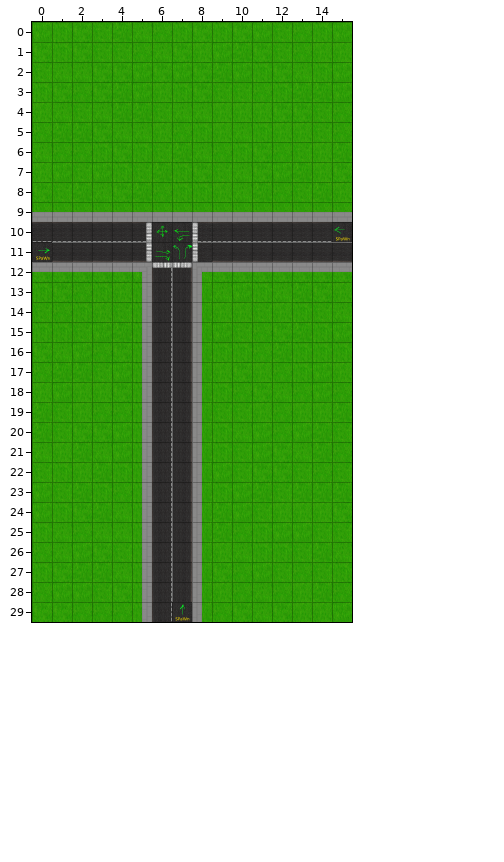
Level history. Tiled map: Assets/Map/level1.tmx. The picture above was drawn from the file before the commit.
Cells are 64x64 px. Shown: x 0..15, y 0..29.
The result:
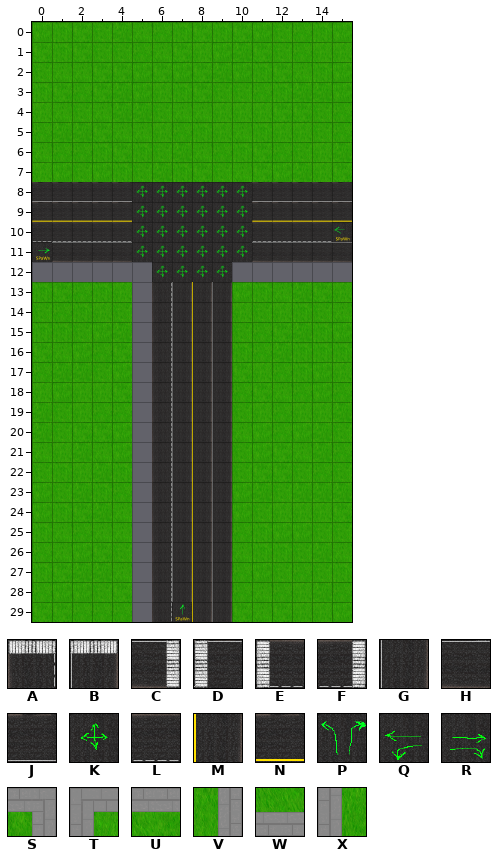
Key: from "RoadTiles": A 1, B 11, C 12, D 13, E 17, F 18, G 19, H 20, J 21, K 24, L 26, M 27, N 29, P 31, Q 37, R 38, S 48, T 51, U 52, V 53, W 54, X 55.
_ is an empty cell.
Changes in this commit:
Layer "Roads":
There is now tile G in rows 13 to 29 at x 9.
There is now tile J in row 8 at x 0 to 4 and 11 to 15.
The edit turns tile A into tile K in row 12 at x 6.
The edit turns tile B into tile K in row 12 at x 7.
The edit turns tile C into tile K in row 11 at x 5.
The edit turns tile D into tile K in row 11 at x 8.
The edit turns tile E into tile K in row 10 at x 8.
The edit turns tile F into tile K in row 10 at x 5.
The edit turns tile H into tile K in row 11 at x 9 to 10.
The edit turns tile L into tile K in row 10 at x 9 to 10.
The edit turns tile P into tile K in row 11 at x 7.
The edit turns tile Q into tile K in row 10 at x 7.
The edit turns tile R into tile K in row 11 at x 6.
There is now tile K in rows 8 to 9 at x 5 to 10; in row 12 at x 8 to 9.
There is now tile M in rows 13 to 29 at x 8.
There is now tile N in row 9 at x 0 to 4 and 11 to 15.
Layer "SideWalks" (now hidden):
The author cleared tile S in row 12 at x 5.
The author cleared tile T in row 12 at x 8.
The author cleared tile U in row 12 at x 0 to 4 and 9 to 15.
The author cleared tile V in rows 13 to 29 at x 5.
The author cleared tile W in row 9 at x 0 to 15.
The author cleared tile X in rows 13 to 29 at x 8.
